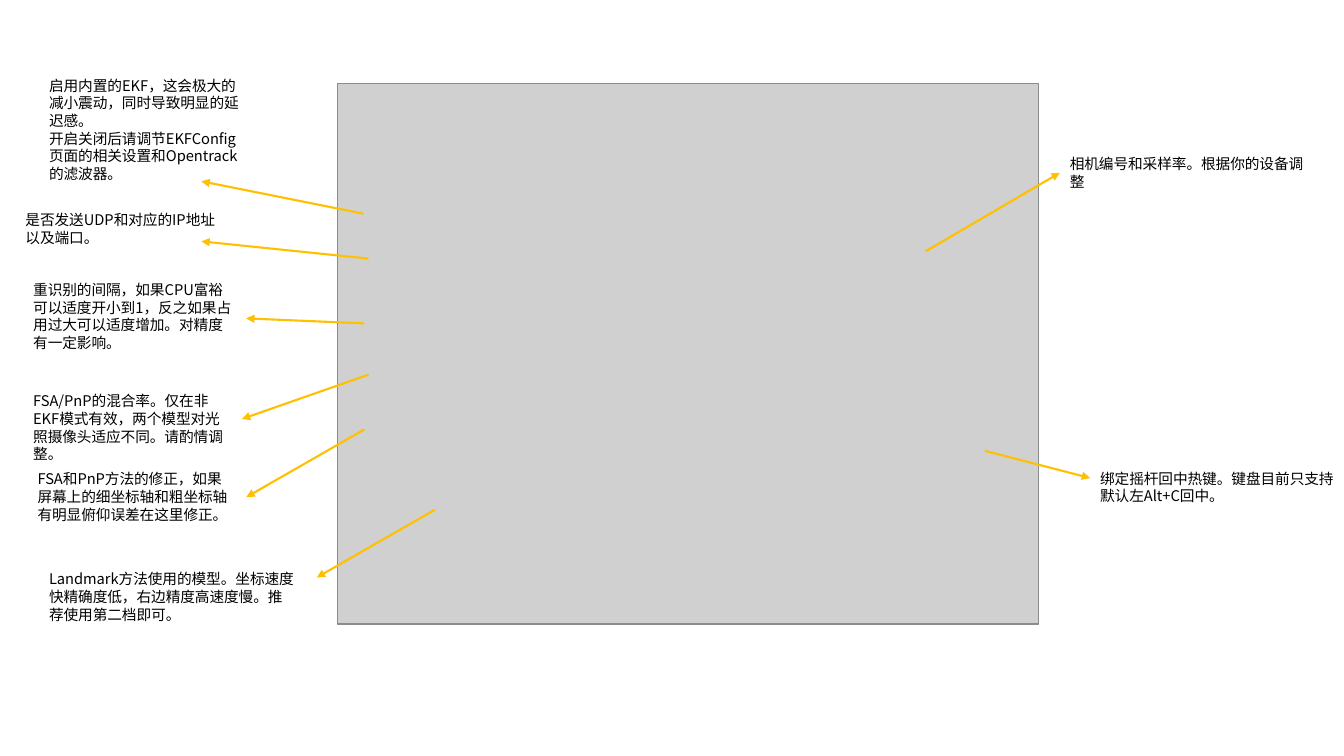
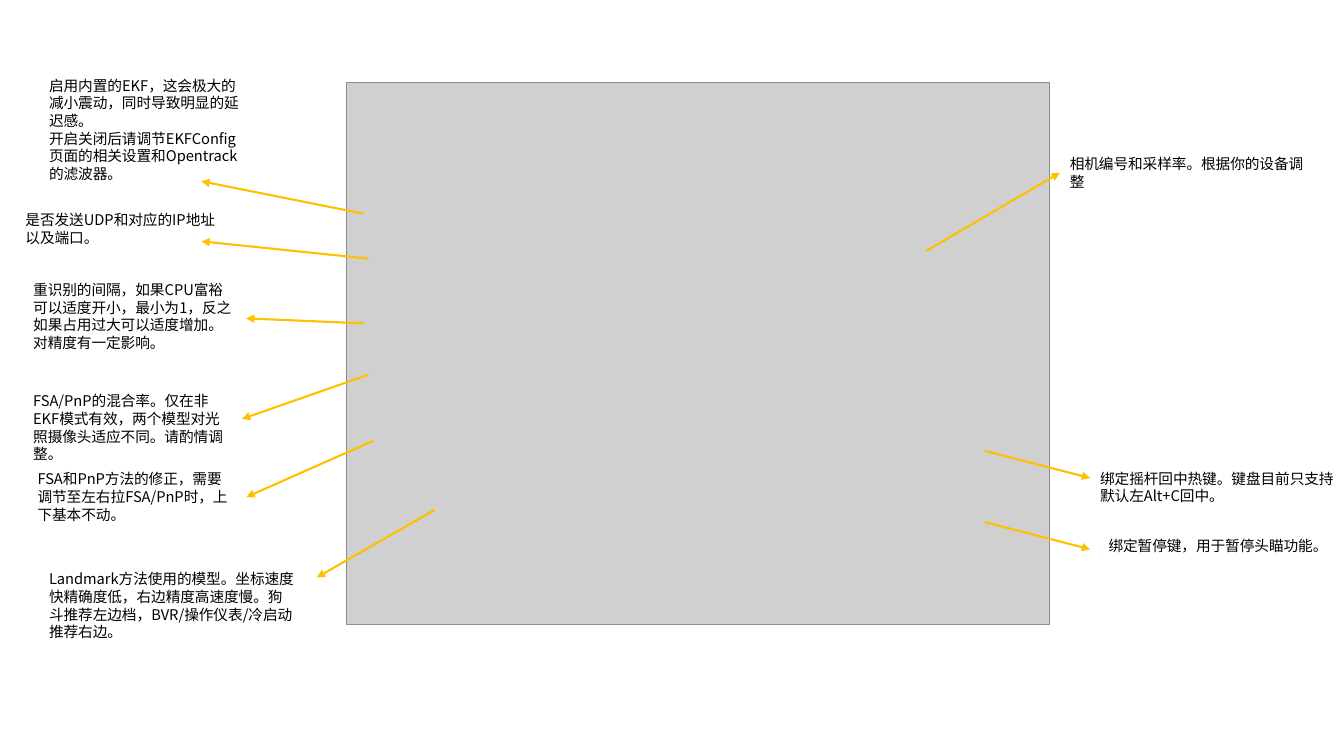
Before and after one commit to jyfzh/FOXTracker, a slide deck: slide 2 of docs/slide.pptx. Drawn at 1344x756 pixels with LibreOffice and Linux fonts; fonts in the diff are those of the drawing; grey boxes stand for pictures. Boxes give left, top, right and bottom in pixels: in the first picture for what was removed or moved away, otherwise in the second. Text is boxed around its words. In the diff, an @@ line names an element or a change of style, - is before the commit and + after.

```diff
--- a/docs/slide.pptx
+++ b/docs/slide.pptx
@@ picture: place and size @@
-picture at [338, 84, 1038, 624]
+picture at [346, 83, 1050, 625]
@@ text at [33, 282, 231, 349]: text changed @@
-重识别的间隔，如果CPU富裕可以适度开小到1，反之如果占用过大可以适度增加。对精度有一定影响。
+重识别的间隔，如果CPU富裕可以适度开小，最小为1，反之如果占用过大可以适度增加。对精度有一定影响。
@@ arrow moved from (364, 430) - (246, 497) to (374, 441) - (246, 497) @@
@@ text at [38, 471, 228, 521]: text changed @@
-FSA和PnP方法的修正，如果屏幕上的细坐标轴和粗坐标轴有明显俯仰误差在这里修正。
+FSA和PnP方法的修正，需要调节至左右拉FSA/PnP时，上下基本不动。
@@ arrow added from (985, 522) to (1091, 549), #FFC000 1.5 pt @@
@@ text added at [1109, 538, 1328, 553], 10.5 pt, text #000000 @@
+绑定暂停键，用于暂停头瞄功能。
@@ text at [49, 571, 294, 639]: text changed @@
-Landmark方法使用的模型。坐标速度快精确度低，右边精度高速度慢。推荐使用第二档即可。
+Landmark方法使用的模型。坐标速度快精确度低，右边精度高速度慢。狗斗推荐左边档，BVR/操作仪表/冷启动推荐右边。
```
Also in this commit, not shown: 2 other files.
